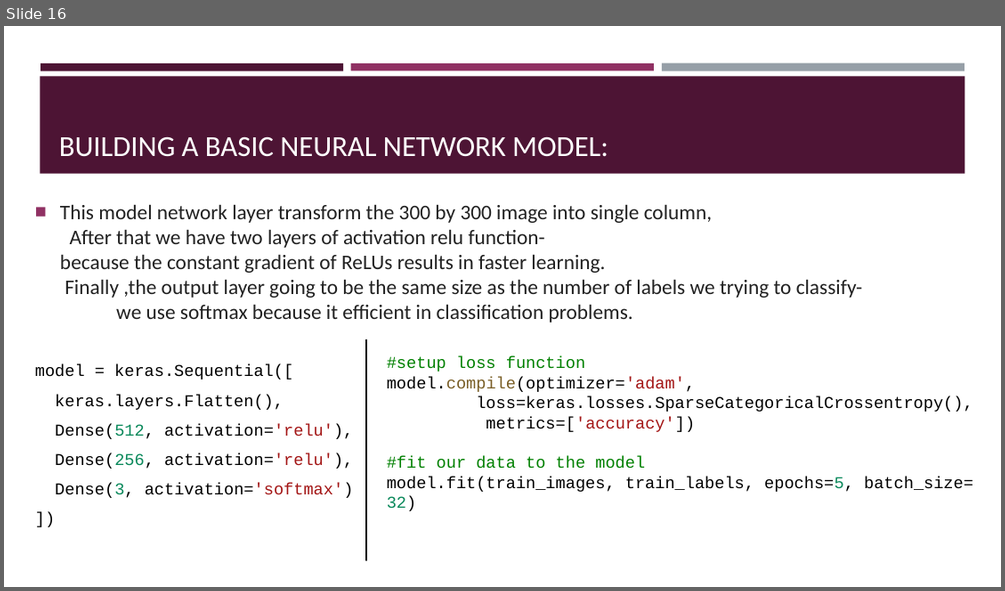
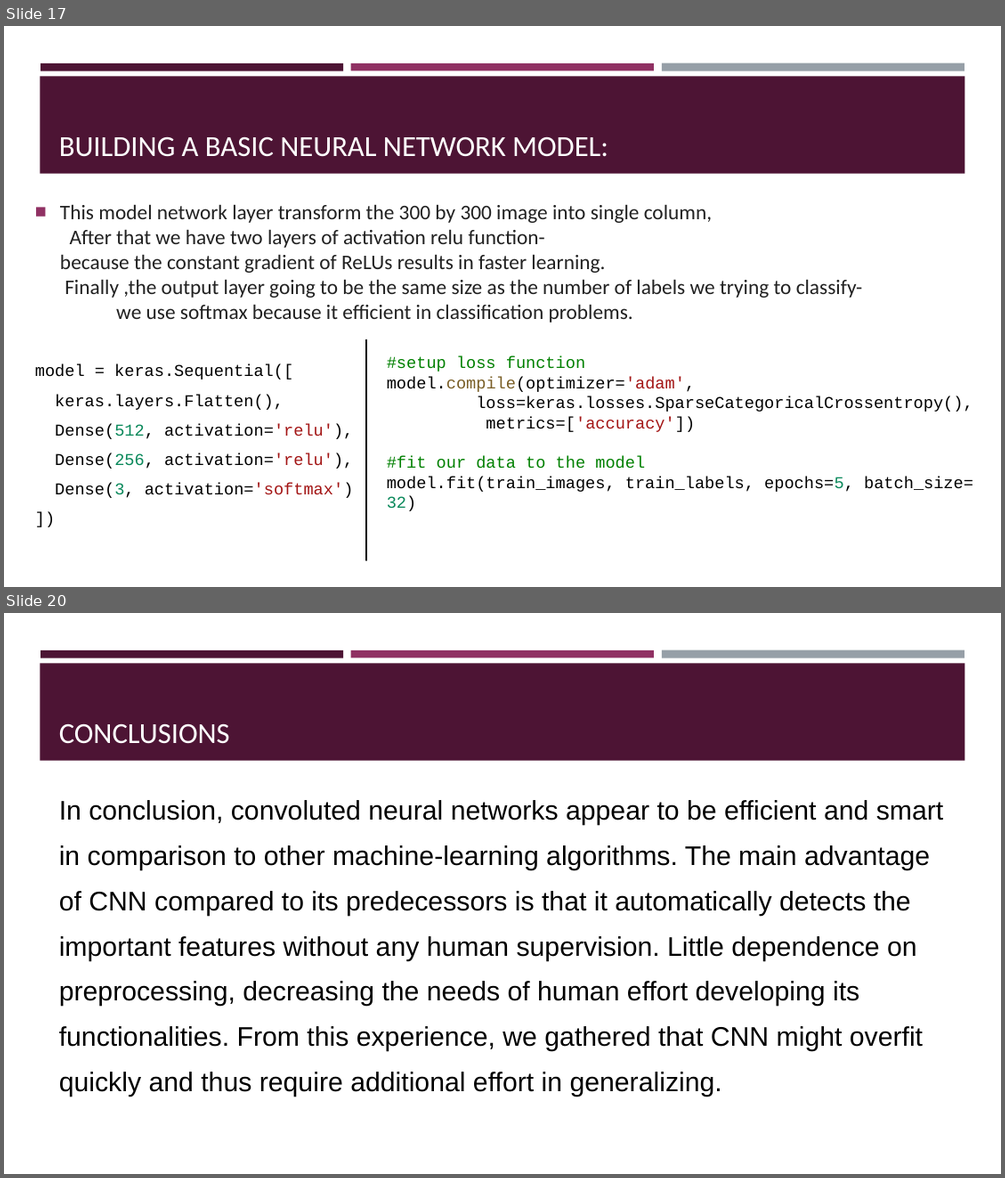
Before and after one commit to matannagar/Deep-Learning-Projects, a slide deck: Final Project/Rock Paper Scissors Problem.pptx. Shown one above the other, each under a label of ours: slide 16 before the commit, slides 17 and 20 after it; the slides between them are not shown. The pictures are 1005x591 and 1005x1178 pixels, drawn with LibreOffice and Linux fonts; fonts in the diff are those of the drawing. Boxes give left, top, right and bottom in pixels: in the first picture for what was removed or moved away, otherwise in the second. Text is boxed around its words. In the diff, an @@ line names an element or a change of style, - is before the commit and + after.

```diff
--- a/Final Project/Rock Paper Scissors Problem.pptx
+++ b/Final Project/Rock Paper Scissors Problem.pptx
@@ slide 20 added at box(4, 613, 1001, 1174), background #FFFFFF; not listed: 4 template elements that a slide beside it also shows @@
@@ title added at box(59, 723, 230, 744), 28 pt, text #FFFFFF @@
+CONCLUSIONS
@@ text added at box(59, 800, 944, 1096), 25.9 pt, text #000000 @@
+In conclusion, convoluted neural networks appear to be efficient and smart in comparison to other machine-learning algorithms. The main advantage of CNN compared to its predecessors is that it automatically detects the important features without any human supervision. Little dependence on preprocessing, decreasing the needs of human effort developing its functionalities. From this experience, we gathered that CNN might overfit quickly and thus require additional effort in generalizing.
@@ what was slide 16 is now slide 17 @@
```
Also in this commit, not shown: 2 other slides added, 2 slides removed, 9 other files.
